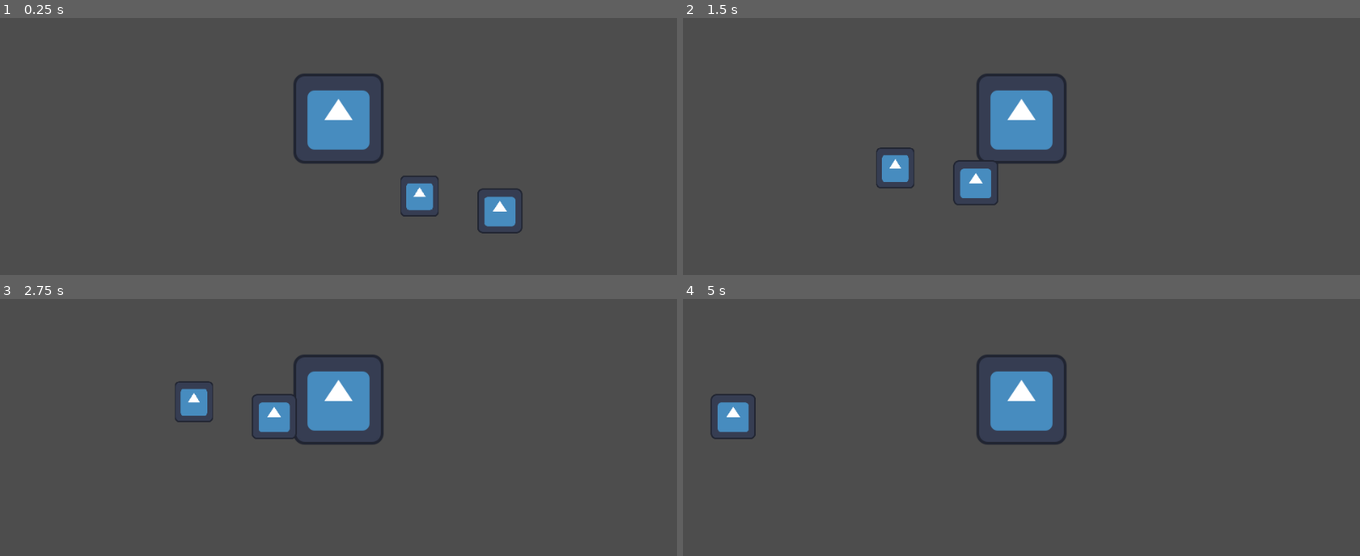
Above: before the commit, frames 1-4 (two rows, left to right).
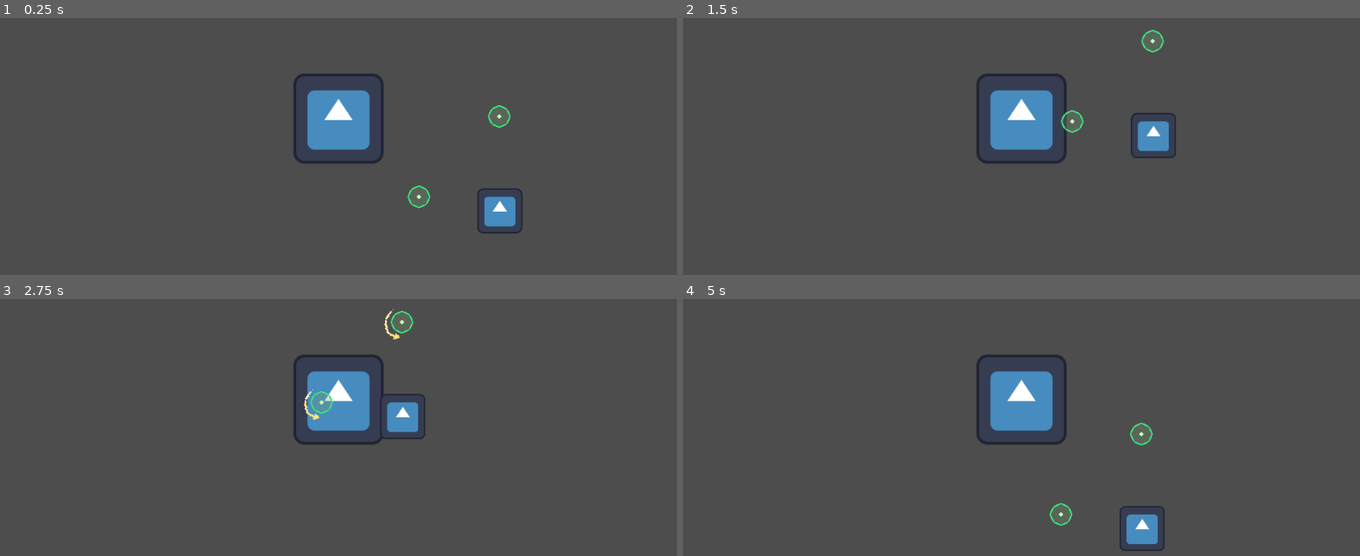
Above: after the commit, the same moments.

Repository: luminous-sky/2026-Fall-Game-Jam
Game: Godot game, scene res://test_world/test_map.tscn
Two runs of this game, one before a commit and one after it. Both use one fixed random seed, a clock stepped at 60 frames per second and the inputs below. The engine's default icon, where the game draws it, is replaced by a stand-in: a white triangle on a blue panel in a dark square.
Inputs:
- Up to frame 1 (0.25 s): no input
- Up to frame 2 (1.5 s): hold Z (interact) 0.53-1.28 s; hold Right (move_right) from 0.53 s (still down); tap X (dash) at 0.6 s; tap C (jump) at 0.77 s; tap Z (interact) at 1.35 s
- Up to frame 3 (2.75 s): tap C (jump) at 1.52 s; tap X (dash) at 1.55, 2.1 s; release Right (move_right) at 2.03 s; hold Left (move_left) from 2.03 s (still down); hold Z (interact) from 2.03 s (still down)
- Up to frame 4 (5 s): release Left (move_left) at 2.78 s; release Z (interact) at 2.78 s; hold Right (move_right) 2.78-4.28 s; tap Z (interact) at 2.85, 4.35 s; tap C (jump) at 3.02, 3.77, 4.52 s; tap X (dash) at 3.05, 3.6, 4.55 s; hold Z (interact) 3.53-4.28 s; hold Left (move_left) from 4.28 s (still down)

The runs differ from the first frame. In frame 1, 0.8% of the frame differs, in the area x 59-76%, y 33-78%; in frame 2, 2.4%; in frame 3, 2.4%, in the area x 25-63%, y 3-55%; in frame 4, 1.8%.

Commit message:
Create initial orb implementation
Create an initial implementation for the orb launcher.

Holding Z while near the orb freezes the player and creates an arrow
indicator for where the player will go. When Z is released, the player
is launched in the direction of the arrow.

Diff:
--- /dev/null
+++ b/src/orb/orb.gd
@@ -0,0 +1,78 @@
+class_name Orb
+extends Area2D
+
+
+## How long it takes the arrow to complete one revolution
+const ARROW_SPEED: float = 2.0
+const ARROW_DEG_SPEED: float = 360.0 / ARROW_SPEED
+
+const LAUNCH_SPEED: float = 700.0
+const LAUNCH_TIME: float = 1.5
+## The amount to reduce the speed by every second until it is 0
+const LAUNCH_RESISTANCE: float = LAUNCH_SPEED / LAUNCH_TIME
+
+var player_interacting: bool = false
+var player_node: Player = null
+
+# Current direction of the arrow pointer
+var starting_arrow_direction: float = 135.0
+var arrow_direction: float = starting_arrow_direction
+
+
+# Rotate the arrow
+func _physics_process(delta: float) -> void:
+	if not player_interacting:
+		return
+
+	# Rotate counter clockwise
+	$Arrow.rotation_degrees -= ARROW_DEG_SPEED * delta
+	arrow_direction -= ARROW_DEG_SPEED * delta
+
+
+# Process interaction inputs
+func _input(event: InputEvent) -> void:
+	if not player_node:
+		return
+
+	if event.is_action_pressed("interact"):
+		# Initialize interaction
+		print("pressed")
+		player_node.can_move = false
+		player_interacting = true
+		$Arrow.visible = true
+	elif event.is_action_released("interact"):
+		# Reset interaction
+		print("released")
+
+		# TODO: Launch the player gradually, revolving around the orb
+		var target_launch = LAUNCH_SPEED * Vector2.from_angle(deg_to_rad(arrow_direction))
+
+		# Clamp movement in the x-direction as it seems to be too fast
+		if abs(target_launch.x) >= 500.0:
+			target_launch.x = sign(target_launch.x) * 500.0
+
+		# Increase movement in the y-direction to counter gravity
+		if target_launch.y < 0:
+			target_launch.y *= 2
+
+		player_node.current_launch = target_launch
+
+		player_node.can_move = true
+		player_interacting = false
+		$Arrow.visible = false
+		$Arrow.rotation_degrees = 0.0
+		arrow_direction = starting_arrow_direction
+
+
+func _on_body_entered(body: Node2D) -> void:
+	if not body is Player:
+		return
+
+	player_node = body
+
+
+func _on_body_exited(body: Node2D) -> void:
+	if not body is Player:
+		return
+
+	player_node = body
--- /dev/null
+++ b/src/orb/orb.tscn
@@ -0,0 +1,27 @@
+[gd_scene format=3 uid="uid://deoxfbibexelg"]
+
+[ext_resource type="Texture2D" uid="uid://dsw27i730w37t" path="res://assets/world/orb.png" id="1_kjlvm"]
+[ext_resource type="Script" uid="uid://ch8nvexhaoy4e" path="res://orb/orb.gd" id="1_q0apk"]
+[ext_resource type="Texture2D" uid="uid://dtlbieqdibvn8" path="res://assets/world/arrow.png" id="3_nfcmq"]
+
+[sub_resource type="CircleShape2D" id="CircleShape2D_moqhw"]
+radius = 56.0
+
+[node name="Orb" type="Area2D" unique_id=272773964]
+script = ExtResource("1_q0apk")
+
+[node name="Orb" type="Sprite2D" parent="." unique_id=1124607780]
+texture = ExtResource("1_kjlvm")
+
+[node name="Arrow" type="Node2D" parent="." unique_id=1848784546]
+visible = false
+
+[node name="Sprite2D" type="Sprite2D" parent="Arrow" unique_id=945913262]
+position = Vector2(3, -9)
+texture = ExtResource("3_nfcmq")
+
+[node name="CollisionShape2D" type="CollisionShape2D" parent="." unique_id=291727933]
+shape = SubResource("CircleShape2D_moqhw")
+
+[connection signal="body_entered" from="." to="." method="_on_body_entered"]
+[connection signal="body_exited" from="." to="." method="_on_body_exited"]
--- a/src/player/player.gd
+++ b/src/player/player.gd
@@ -28,6 +28,9 @@
 
 # Current dash cooldown time
 var cooldown_time: float = 0.0
+
+# Current launch velocity to be added
+var current_launch: Vector2 = Vector2.ZERO
 
 # Current horizontal movement speed
 var current_speed: float = SPEED
@@ -91,4 +94,16 @@
 		current_speed = DASH_SPEED
 		current_fall_speed = -dash_y * DASH_SPEED
 
+	# Add launch velocity
+	velocity.x += current_launch.x
+	velocity.y += current_launch.y
+
+	# Gradually reduce launch velocity
+	current_launch.x = move_toward(current_launch.x, 0, Orb.LAUNCH_RESISTANCE * delta)
+	current_launch.y = move_toward(current_launch.y, 0, Orb.LAUNCH_RESISTANCE * delta)
+
 	move_and_slide()
+
+	# Reset launch velocity as needed
+	if is_on_floor() or is_on_wall():
+		current_launch = Vector2.ZERO
--- a/src/test_world/test_map.tscn
+++ b/src/test_world/test_map.tscn
@@ -3,6 +3,7 @@
 [ext_resource type="PackedScene" uid="uid://wwyd25gqit03" path="res://player/player.tscn" id="1_b80w8"]
 [ext_resource type="Texture2D" uid="uid://njj3fh1rgexx" path="res://icon.svg" id="2_7yo6s"]
 [ext_resource type="PackedScene" uid="uid://cjlqupnnv4qfc" path="res://platforms/one_way_platform.tscn" id="3_v8qbr"]
+[ext_resource type="PackedScene" uid="uid://deoxfbibexelg" path="res://orb/orb.tscn" id="3_v8qbr"]
 
 [sub_resource type="WorldBoundaryShape2D" id="WorldBoundaryShape2D_moqhw"]
 
@@ -13,7 +14,6 @@
 
 [node name="Player" parent="." unique_id=2083211313 instance=ExtResource("1_b80w8")]
 position = Vector2(67, -196)
-dash_cooldown = null
 
 [node name="Floor" type="StaticBody2D" parent="." unique_id=98453813]
 
@@ -32,3 +32,5 @@
 
 [node name="OneWayPlatform" parent="." unique_id=331782779 instance=ExtResource("3_v8qbr")]
 position = Vector2(181, -55)
+[node name="Orb" parent="." unique_id=272773964 instance=ExtResource("3_v8qbr")]
+position = Vector2(295, -169)
Not shown, added: src/orb/orb.gd.uid
